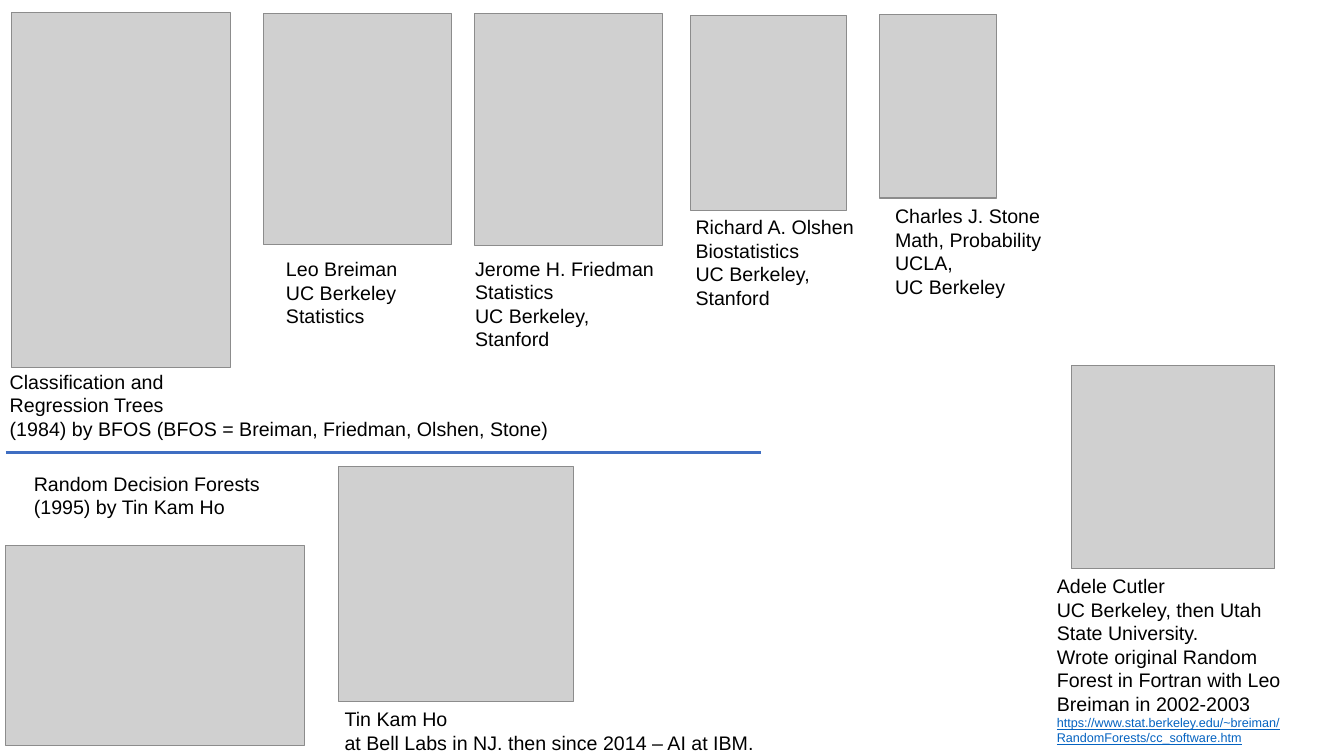
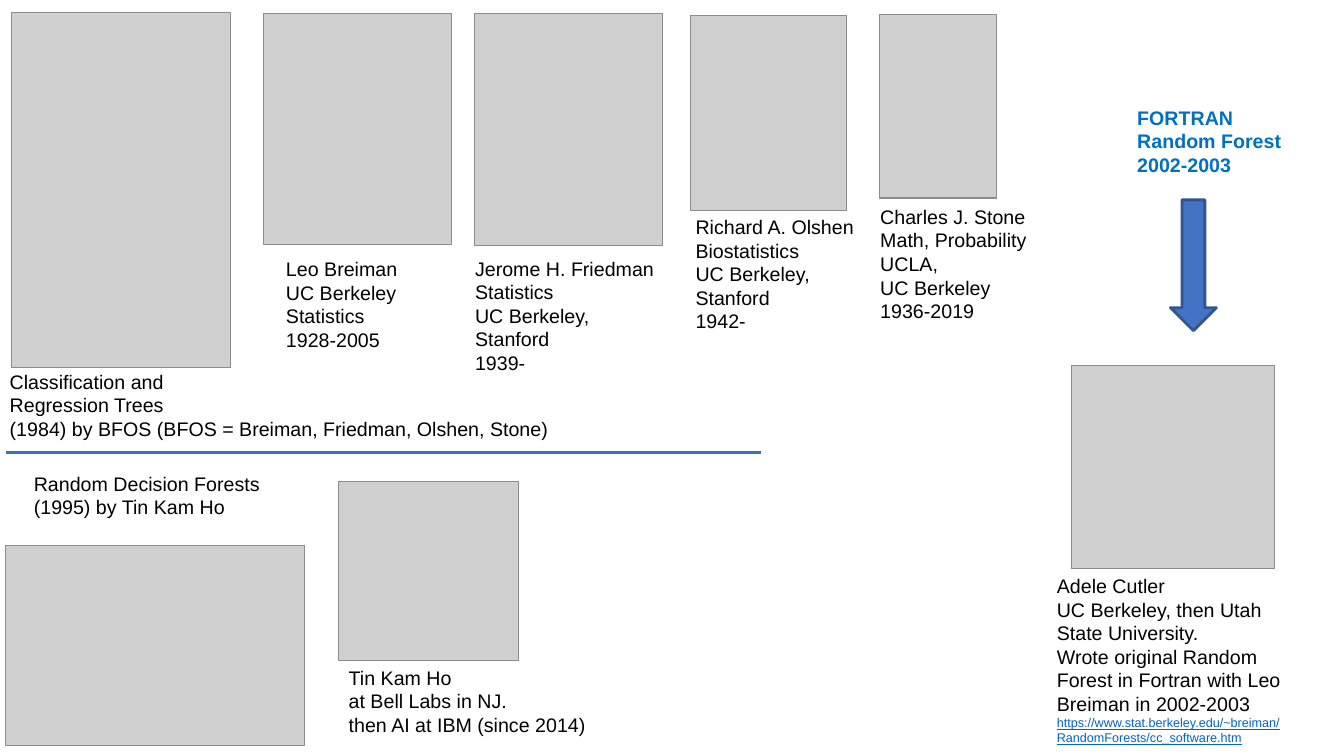
Before and after one commit to lselector/ml_ai_doc, a slide deck: slide 6 of Tree_RandomForest_GradientBoosting.pptx (slide 3 before the commit). Drawn at 1344x756 pixels with LibreOffice and Linux fonts; fonts in the diff are those of the drawing; grey boxes stand for pictures. Boxes give left, top, right and bottom in pixels: in the first picture for what was removed or moved away, otherwise in the second. Text is boxed around its words. In the diff, an @@ line names an element or a change of style, - is before the commit and + after.

```diff
--- a/Tree_RandomForest_GradientBoosting.pptx
+++ b/Tree_RandomForest_GradientBoosting.pptx
@@ text added at <box>1137,111,1281,173</box>, 14 pt, text #0070C0, bold @@
+FORTRAN
+Random Forest
+2002-2003
@@ text "Charles J. Stone": place and size @@
-text "Charles J. Stone" at <box>895,208,1042,298</box>
+text "Charles J. Stone" at <box>880,209,1027,319</box>
@@ down arrow added at <box>1171,200,1217,331</box>, fill #4472C4, outline #325491 2 pt @@
@@ text at <box>696,314,746,329</box>: paragraph added @@
+1942-
@@ text at <box>880,304,974,319</box>: paragraph added @@
+1936-2019
@@ text at <box>286,333,380,348</box>: paragraph added @@
+1928-2005
@@ text at <box>475,356,525,371</box>: paragraph added @@
+1939-
@@ picture: place and size @@
-picture at <box>339,467,574,702</box>
+picture at <box>339,481,518,660</box>
@@ text "Tin Kam Ho": place and size @@
-text "Tin Kam Ho" at <box>345,711,753,751</box>
+text "Tin Kam Ho" at <box>349,670,585,736</box>
@@ text at <box>349,693,585,736</box>: text changed @@
-at Bell Labs in NJ. then since 2014 – AI at IBM.
+at Bell Labs in NJ.
+then AI at IBM (since 2014)
```
Also in this commit, not shown: 2 other slides changed, 3 slides added, 1 other file.
